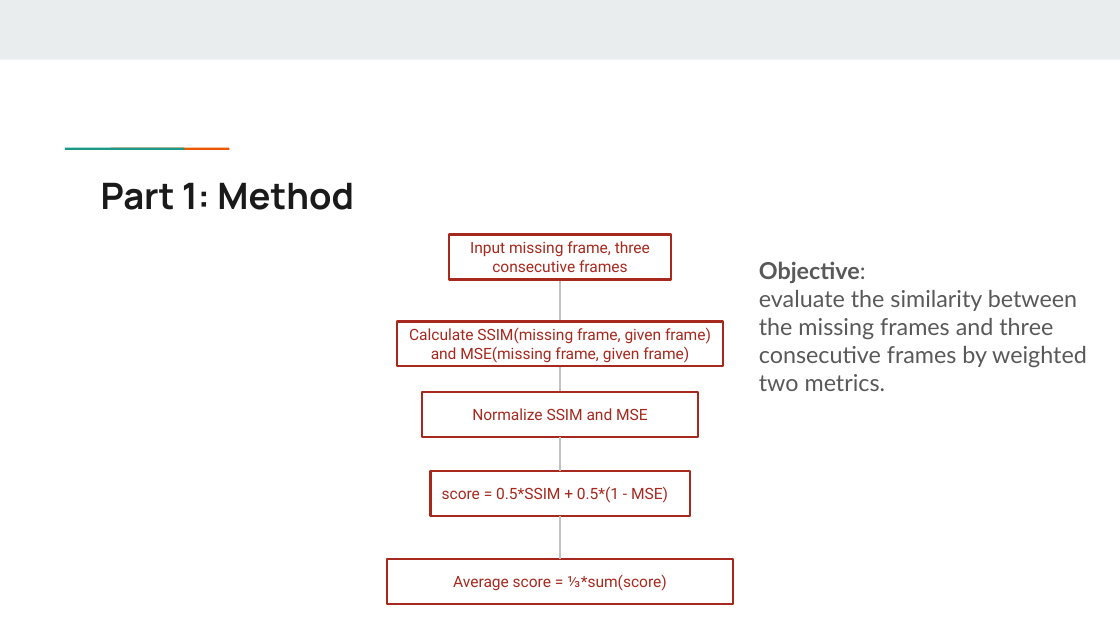
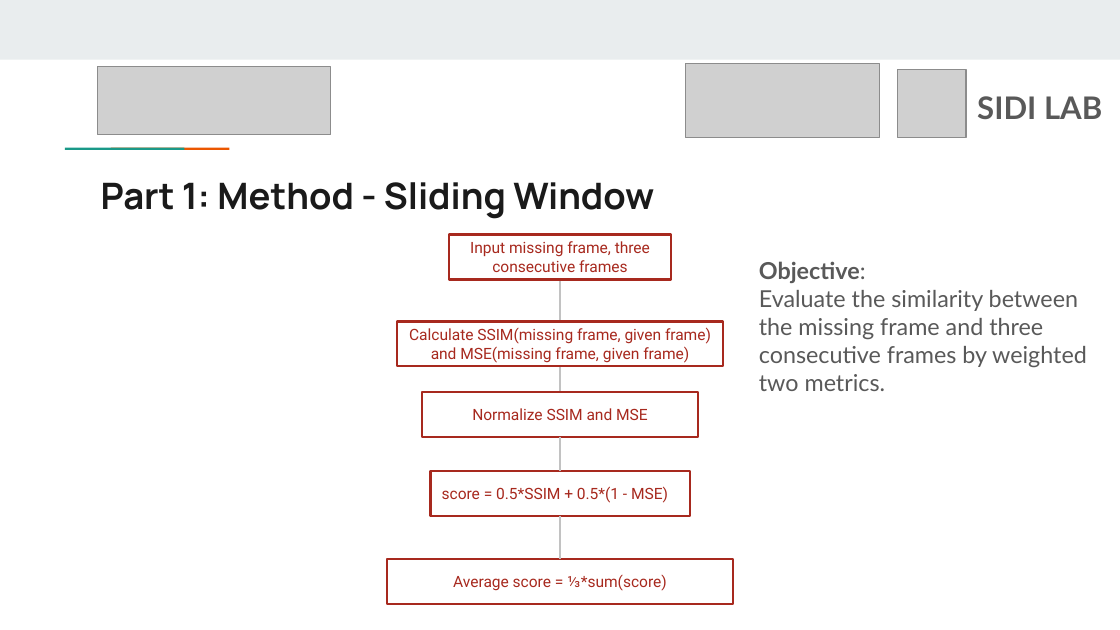
Before and after one commit to YuewanSun/Hackathon_IDETC2024, a slide deck: slide 6 of Hackathon_NIST.pptx. Drawn at 1120x630 pixels with LibreOffice and Linux fonts; fonts in the diff are those of the drawing; grey boxes stand for pictures. Boxes give left, top, right and bottom in pixels: in the first picture for what was removed or moved away, otherwise in the second. Text is boxed around its words. In the diff, an @@ line names an element or a change of style, - is before the commit and + after.

```diff
--- a/Hackathon_NIST.pptx
+++ b/Hackathon_NIST.pptx
@@ picture added at <box>97,67,330,136</box> @@
@@ picture added at <box>685,64,879,138</box> @@
@@ picture added at <box>898,69,967,138</box> @@
@@ text added at <box>977,96,1102,119</box>, 20 pt, text #595959, bold @@
+SIDI LAB
@@ title at <box>101,182,654,219</box>: text changed @@
-Part 1: Method
+Part 1: Method - Sliding Window
@@ text at <box>759,290,1087,391</box>: text changed @@
-evaluate the similarity between the missing frames and three consecutive frames by weighted two metrics.
+Evaluate the similarity between the missing frame and three consecutive frames by weighted two metrics.
```
Also in this commit, not shown: 11 other slides changed, 2 slides added, 1 slide removed.
